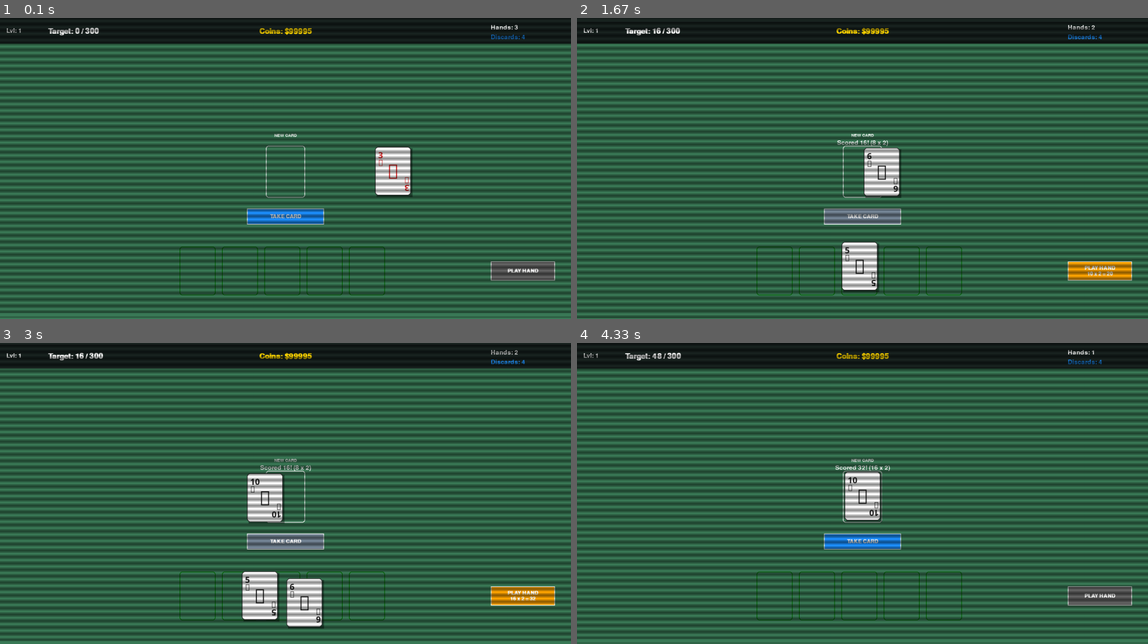
Above: before the commit, frames 1-4 (two rows, left to right).
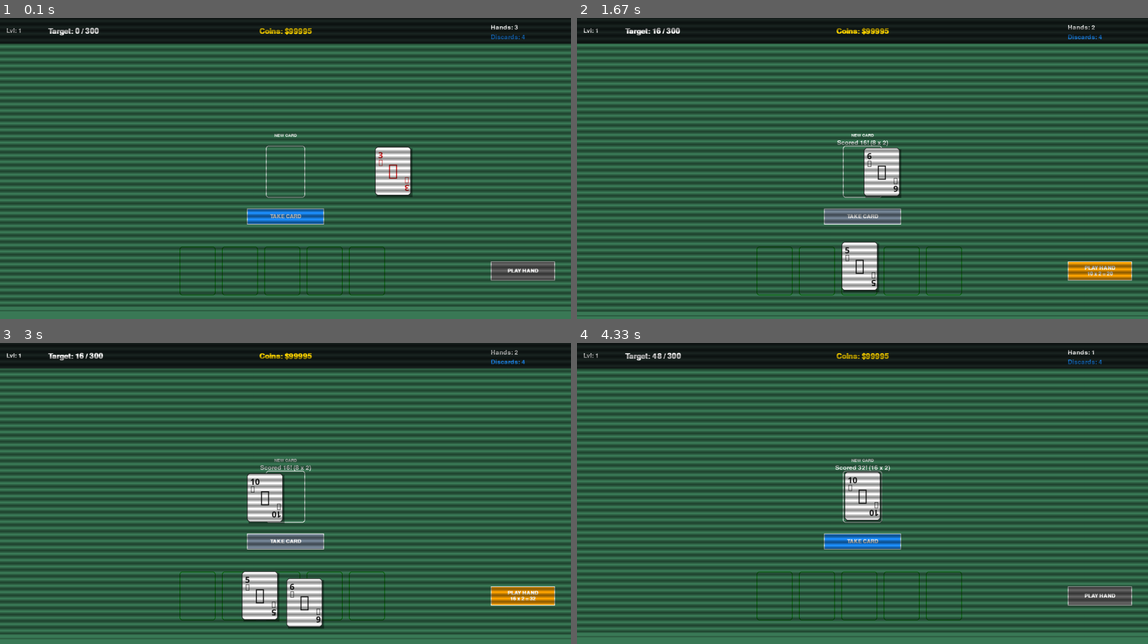
Above: after the commit, the same moments.

Repository: BenLevintan/Card-game-pygame
Game: pygame game, started from main.py
Same seed, same stepped clock (60 frames per second), same inputs: the game is played once before the commit and once after it.
Inputs (mouse positions are in pixels of both pictures, inside the frame that each line leads up to):
- Up to frame 1 (0.1 s): no input
- Up to frame 2 (1.67 s): click "Deck: 51 / 52" at 0.38 s; click "PLAY HAND" at 0.72 s; click "Deck: 50 / 52" at 1.55 s
- Up to frame 3 (3 s): click (296, 391) at 1.88 s; click "Deck: 49 / 52" at 2.72 s
- Up to frame 4 (4.33 s): click "PLAY HAND" at 3.05 s

The runs differ from the first frame. In frame 1, 1.3% of the frame differs, in the area x 0-100%, y 96-100%; in frame 2, 1.1%; in frame 3, 1.1%; in frame 4, 1.3%.

Commit message:
changed CRToverlay a bit and added a note file to start with the next session

Diff:
--- a/ui_elements.py
+++ b/ui_elements.py
@@ -98,7 +98,7 @@
         self.overlay = pygame.Surface((width, height), pygame.SRCALPHA)
 
         # Draw horizontal scanlines
-        for y in range(0, int(height * 1.1), 20):
+        for y in range(0, height + 20, 20):
             pygame.draw.line(self.overlay, (0, 0, 0, 60), (0, y), (width, y), 10)
 
         # Draw a subtle darkened vignette around the edges
@@ -121,6 +121,6 @@
 
     def draw(self, screen):
         """ Draws the overlay onto the target screen """
-        screen.blit(self.overlay, (0, int(self.y_offset) - 20))
+        screen.blit(self.overlay, (0, int(self.y_offset) - 40))
         # Blit a second time slightly offset to seamlessly loop the moving lines
-        screen.blit(self.overlay, (0, int(self.y_offset) - 4))
+        screen.blit(self.overlay, (0, int(self.y_offset) - 24))
Not shown, added: notes.md
